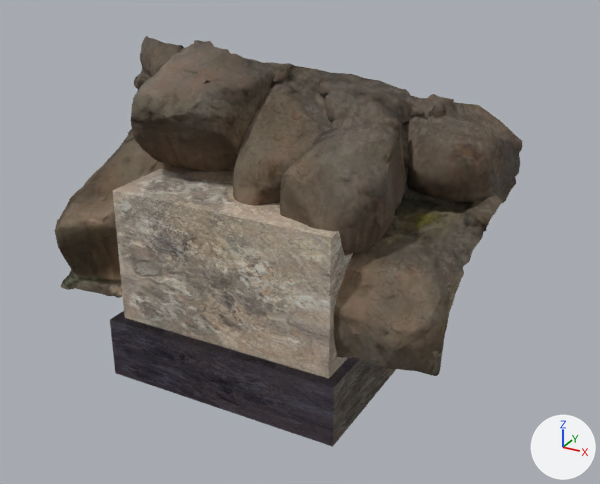
One commit to the glTF model site/assets/env_desert.glb: the scene before it, then after it.
The view is the same before and after, from a 50 mm lens placed at (7.55, -12.93, 7.77), pointed at (0.46, -0.04, 1.32). The lights are fixed; the arrows at lower right show +X, +Y and +Z. The first picture is the older version. Where no turn or scale is listed for an object, it has been applied to the vertices.

In view in the first picture: 'desert_tile_road', 'desert_under', 'drone_rock_01'.
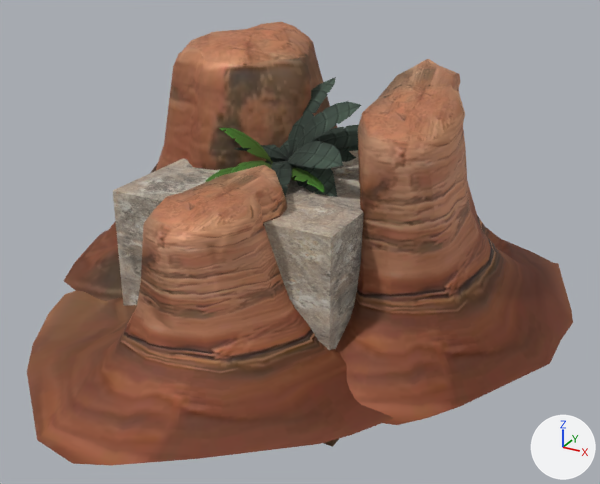
The change, as a diff of the scene's bpy script:
```diff
--- a/site/assets/env_desert.glb.py
+++ b/site/assets/env_desert.glb.py
@@ img_image_51 @@
-img_image_51 = load_image('Image_51', '_unpacked/Image_51', 512, 512, 'sRGB')
+img_image_51 = load_image('Image_42', '_unpacked/Image_42', 512, 512, 'sRGB')
@@ img_image_52 @@
-img_image_52 = load_image('Image_52', '_unpacked/Image_52', 512, 512, 'Non-Color')
+img_image_52 = load_image('Image_43', '_unpacked/Image_43', 512, 512, 'Non-Color')
@@ mat_material_21 @@
 n2 = _N.new('ShaderNodeTexImage'); n2.name = 'Image Texture'
-n2.image = img_image_58
+n2.image = img_image_51
 n3 = _N.new('ShaderNodeNormalMap'); n3.name = 'Normal Map'
@@ mat_material_21 @@
 n4 = _N.new('ShaderNodeTexImage'); n4.name = 'Image Texture.001'
-n4.image = img_image_59
+n4.image = img_image_52
 _L.new(n0.outputs[0], n1.inputs[0])  # 'BSDF' to 'Surface'
@@ mat_material_20 @@
+mat_material_20 = bpy.data.materials.new('Material_20')
+# uses the picture img_image_40
+# uses the picture img_image_41
@@ mat_plam_tree @@
+mat_plam_tree = bpy.data.materials.new('Plam_Tree')
+# uses the picture img_image_25
+# uses the picture img_image_26
@@ mat_monumentvalley @@
+mat_monumentvalley = bpy.data.materials.new('MonumentValley')
+# uses the picture img_image_23
+# uses the picture img_image_24
@@ me_desert_tile_road @@
 me_desert_tile_road.from_pydata(...)  # 8 vertices, 10 faces; spans x -2.4..2.4, y -2.4..2.4, z -0.6..0.6
-me_desert_tile_road.materials.append(mat_material_17)
+me_desert_tile_road.materials.append(mat_material_20)
@@ me_desert_tile_sand @@
 me_desert_tile_sand.from_pydata(...)  # 8 vertices, 10 faces; spans x -2.4..2.4, y -2.4..2.4, z -0.6..0.6
-me_desert_tile_sand.materials.append(mat_material_18)
+me_desert_tile_sand.materials.append(mat_material_21)
@@ me_desert_under @@
 me_desert_under.from_pydata(...)  # 8 vertices, 12 faces; spans x -2.2..2.2, y -2.2..2.2, z -1.3..1.3
-me_desert_under.materials.append(mat_material_21)
+me_desert_under.materials.append(mat_material_17)
@@ ob_drone_rock_01 @@
-ob_drone_rock_01 = bpy.data.objects.new('drone_rock_01', me_drone_rock_01_5m_001)
@@ ob_palm_tree_1_plam_tree_0 @@
+ob_palm_tree_1_plam_tree_0 = bpy.data.objects.new('Palm Tree 1_Plam Tree_0', me_palm_tree_1_plam_tree_0)  # 300 vertices, 376 faces; spans x -1.41..1.41, y -1.48..1.48, z -1.7..1.7
+ob_palm_tree_1_plam_tree_0.location = (0.0, 0.0, 1.7)
@@ ob_material1 @@
+ob_material1 = bpy.data.objects.new('Material1', me_material1)  # 724 vertices, 1369 faces; spans x -5.34..5.45, y -5.99..5.97, z -2.5..2.5
+ob_material1.location = (-0.06, 0.01, 2.5)
@@ ob_object_4 @@
+ob_object_4 = bpy.data.objects.new('Object_4', me_object_0)  # 2555 vertices, 5020 faces; spans x -2.02..1.62, y -1.75..1.46, z -2.1..2.1; in mat_material_001 (picture img_image_22)
+ob_object_4.location = (0.2, 0.14, 2.1)
```

Where the change shows, as pixel boxes [x1, y1, x2, y2] in the pictures (600 x 484 px):
'Material1', added (brown): after [27, 22, 573, 465]
'drone_rock_01', deleted (brown): before [55, 36, 522, 376]
'desert_tile_road', recoloured: [110, 311, 396, 447] in both
'Object_4', added: after [234, 77, 361, 197]
'Palm Tree 1_Plam Tree_0', added (green): after [206, 128, 325, 192]
'desert_tile_sand', surface changed, recoloured: [324, 439, 339, 447] in both
